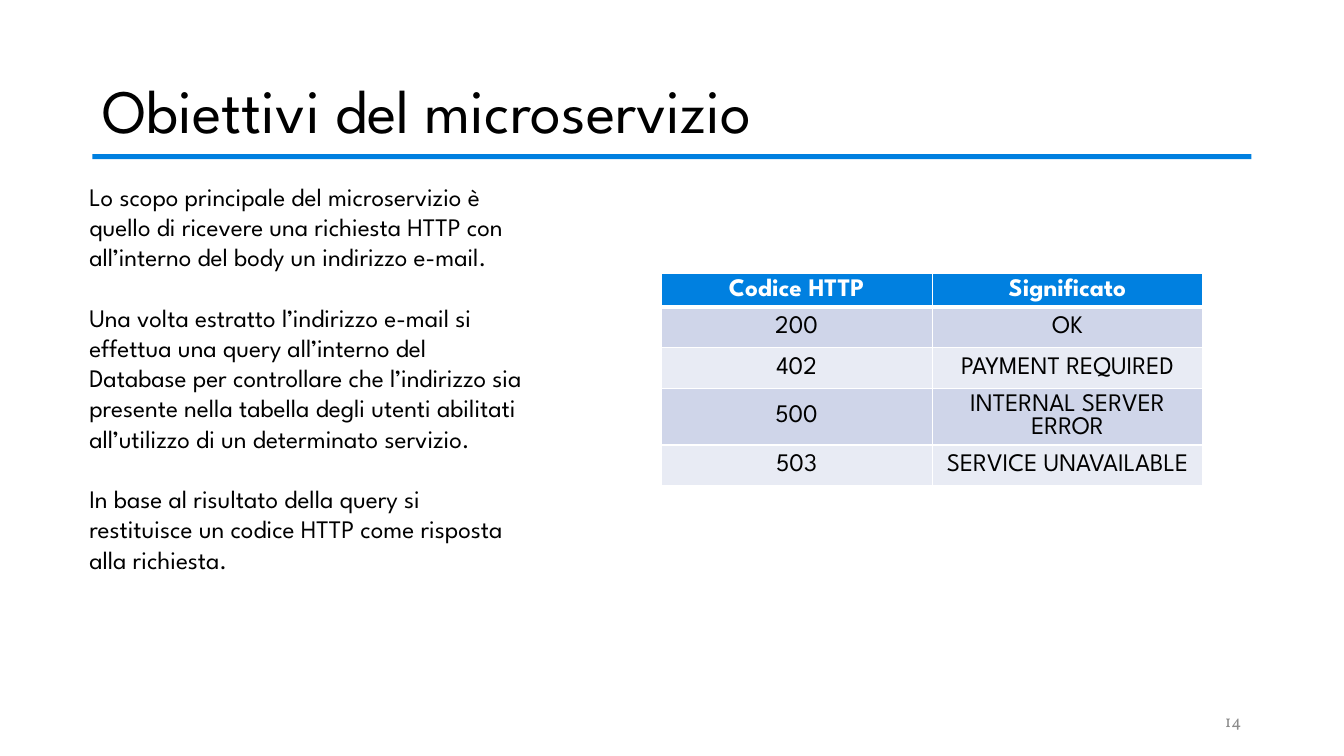
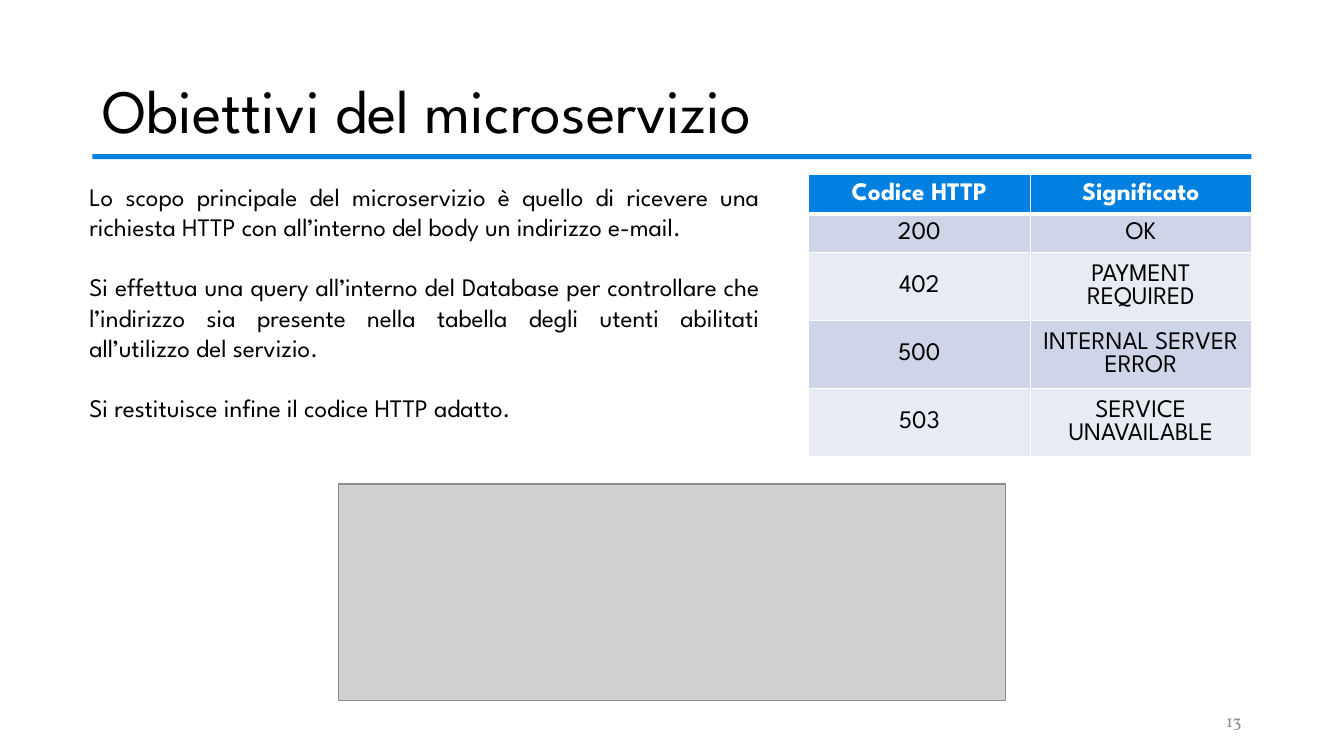
Before and after one commit to valeriodesiati/tesi, a slide deck: slide 13 of Presentazione/Valerio Desiati - Presentazione Discussione.pptx (slide 14 before the commit). Drawn at 1344x756 pixels with LibreOffice and Linux fonts; fonts in the diff are those of the drawing; grey boxes stand for pictures. Boxes give left, top, right and bottom in pixels: in the first picture for what was removed or moved away, otherwise in the second. Text is boxed around its words. In the diff, an @@ line names an element or a change of style, - is before the commit and + after.

```diff
--- a/Presentazione/Valerio Desiati - Presentazione Discussione.pptx
+++ b/Presentazione/Valerio Desiati - Presentazione Discussione.pptx
@@ table resized from (x1=661, y1=273, x2=1204, y2=536) to (x1=809, y1=175, x2=1252, y2=468) @@
@@ text at (x1=89, y1=188, x2=759, y2=242): alignment left to justified @@
@@ text at (x1=89, y1=278, x2=759, y2=418): text changed @@
-Una volta estratto l’indirizzo e-mail si effettua una query all’interno del Database per controllare che l’indirizzo sia presente nella tabella degli utenti abilitati all’utilizzo di un determinato servizio.
-In base al risultato della query si restituisce un codice HTTP come risposta alla richiesta.
+Si effettua una query all’interno del Database per controllare che l’indirizzo sia presente nella tabella degli utenti abilitati all’utilizzo del servizio.
+Si restituisce infine il codice HTTP adatto.
@@ picture added at (x1=338, y1=484, x2=1006, y2=701) @@
@@ page number at (x1=1226, y1=718, x2=1241, y2=730): text changed @@
-14
+13
```
Also in this commit, not shown: 12 other slides changed, 1 slide removed, 1 other file.
